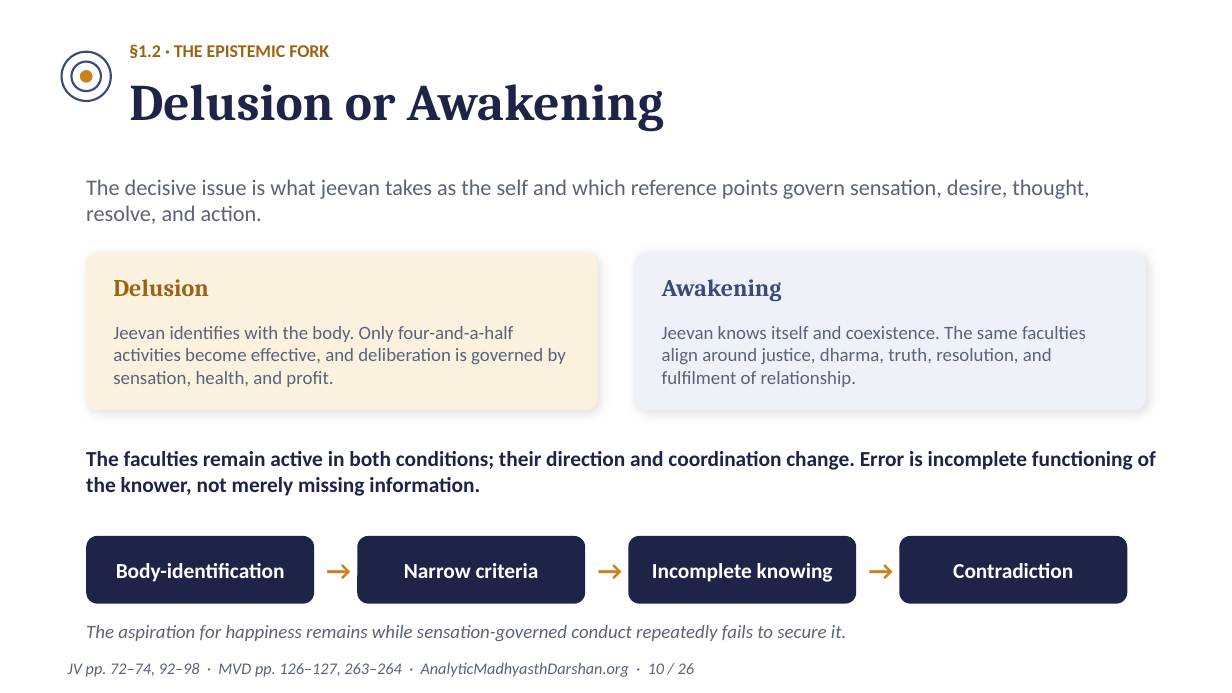
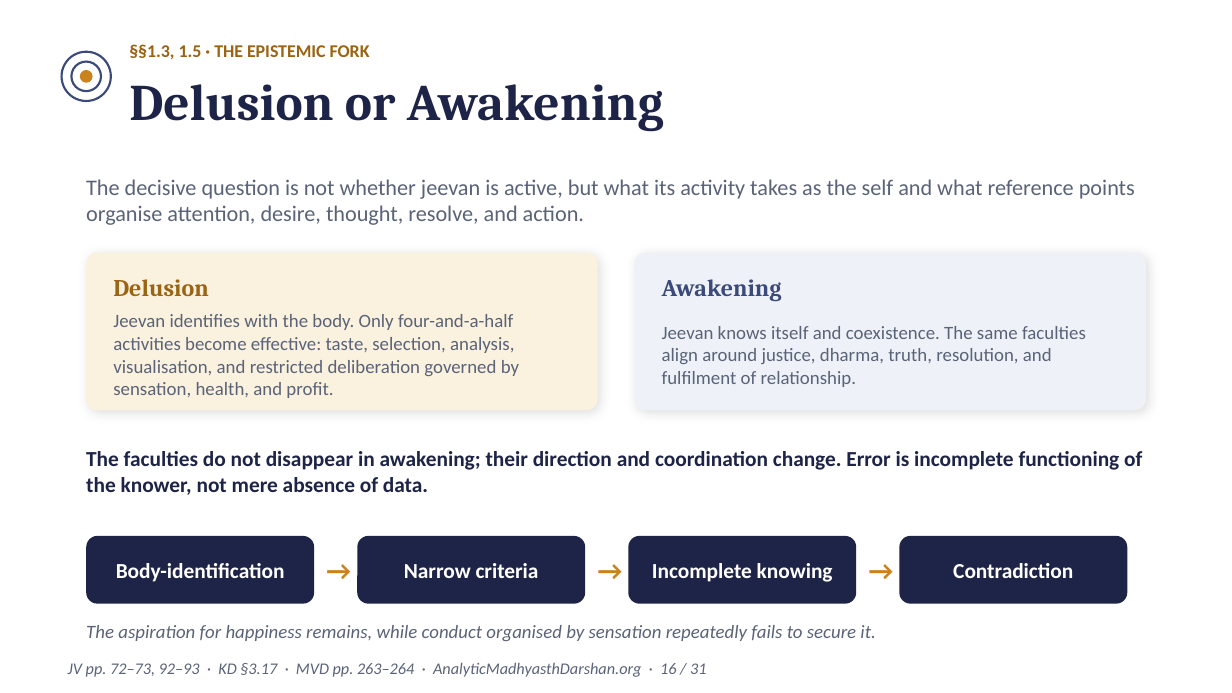
Before and after one commit to raghavamohan/AnalyticMadhyasthDarshan, a slide deck: slide 16 of Studies/The-Epistemology-of-Coexistence/The-Epistemology-of-Coexistence-Madhyasth-Darshan.pptx (slide 10 before the commit). Drawn at 1232x693 pixels with LibreOffice and Linux fonts; fonts in the diff are those of the drawing. Boxes give left, top, right and bottom in pixels: in the first picture for what was removed or moved away, otherwise in the second. Text is boxed around its words. In the diff, an @@ line names an element or a change of style, - is before the commit and + after.

```diff
--- a/Studies/The-Epistemology-of-Coexistence/The-Epistemology-of-Coexistence-Madhyasth-Darshan.pptx
+++ b/Studies/The-Epistemology-of-Coexistence/The-Epistemology-of-Coexistence-Madhyasth-Darshan.pptx
@@ text at (129, 44, 370, 60): text changed @@
-§1.2 · THE EPISTEMIC FORK
+§§1.3, 1.5 · THE EPISTEMIC FORK
@@ text at (86, 179, 1135, 225): text changed @@
-The decisive issue is what jeevan takes as the self and which reference points govern sensation, desire, thought, resolve, and action.
+The decisive question is not whether jeevan is active, but what its activity takes as the self and what reference points organise attention, desire, thought, resolve, and action.
@@ text at (113, 314, 519, 398): text changed @@
-Jeevan identifies with the body. Only four-and-a-half activities become effective, and deliberation is governed by sensation, health, and profit.
+Jeevan identifies with the body. Only four-and-a-half activities become effective: taste, selection, analysis, visualisation, and restricted deliberation governed by sensation, health, and profit.
@@ text at (86, 451, 1142, 495): text changed @@
-The faculties remain active in both conditions; their direction and coordination change. Error is incomplete functioning of the knower, not merely missing information.
+The faculties do not disappear in awakening; their direction and coordination change. Error is incomplete functioning of the knower, not mere absence of data.
@@ text at (86, 625, 875, 641): text changed @@
-The aspiration for happiness remains while sensation-governed conduct repeatedly fails to secure it.
+The aspiration for happiness remains, while conduct organised by sensation repeatedly fails to secure it.
@@ text at (68, 662, 706, 677): text changed @@
-JV pp. 72–74, 92–98 · MVD pp. 126–127, 263–264 · AnalyticMadhyasthDarshan.org · 10 / 26
+JV pp. 72–73, 92–93 · KD §3.17 · MVD pp. 263–264 · AnalyticMadhyasthDarshan.org · 16 / 31
```
Also in this commit, not shown: 17 other slides changed, 13 slides added, 8 slides removed.
